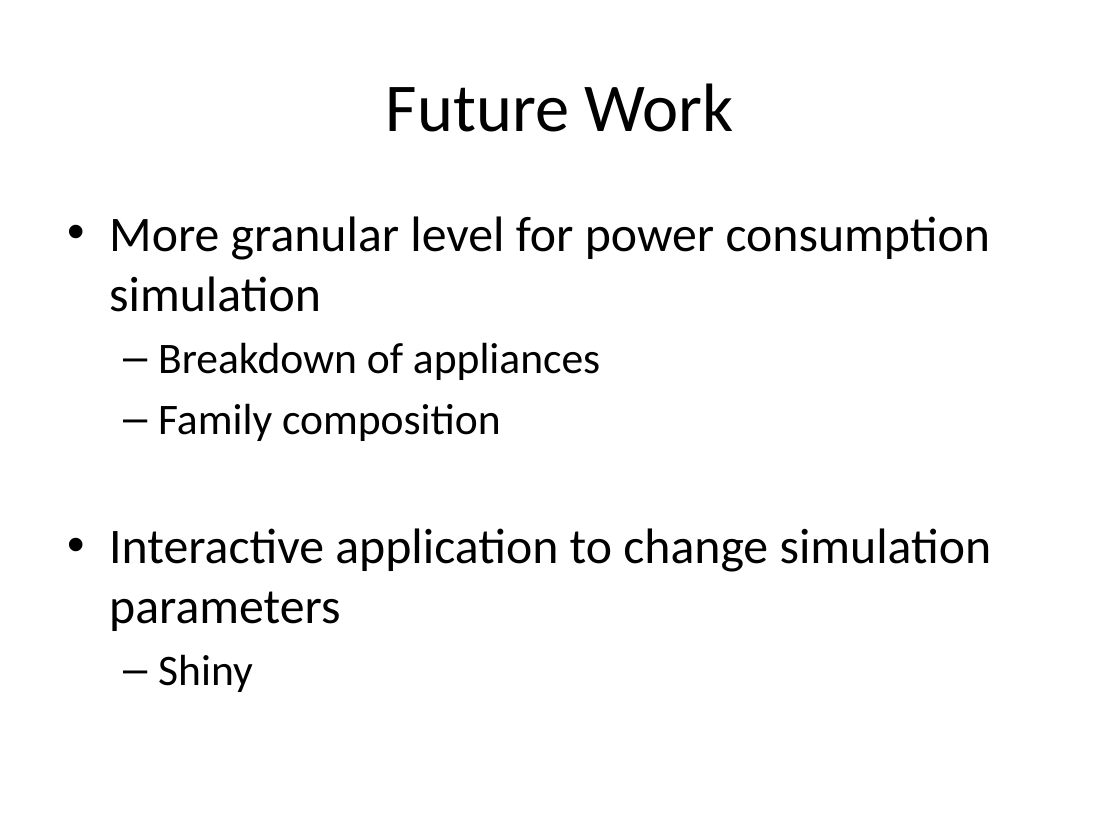
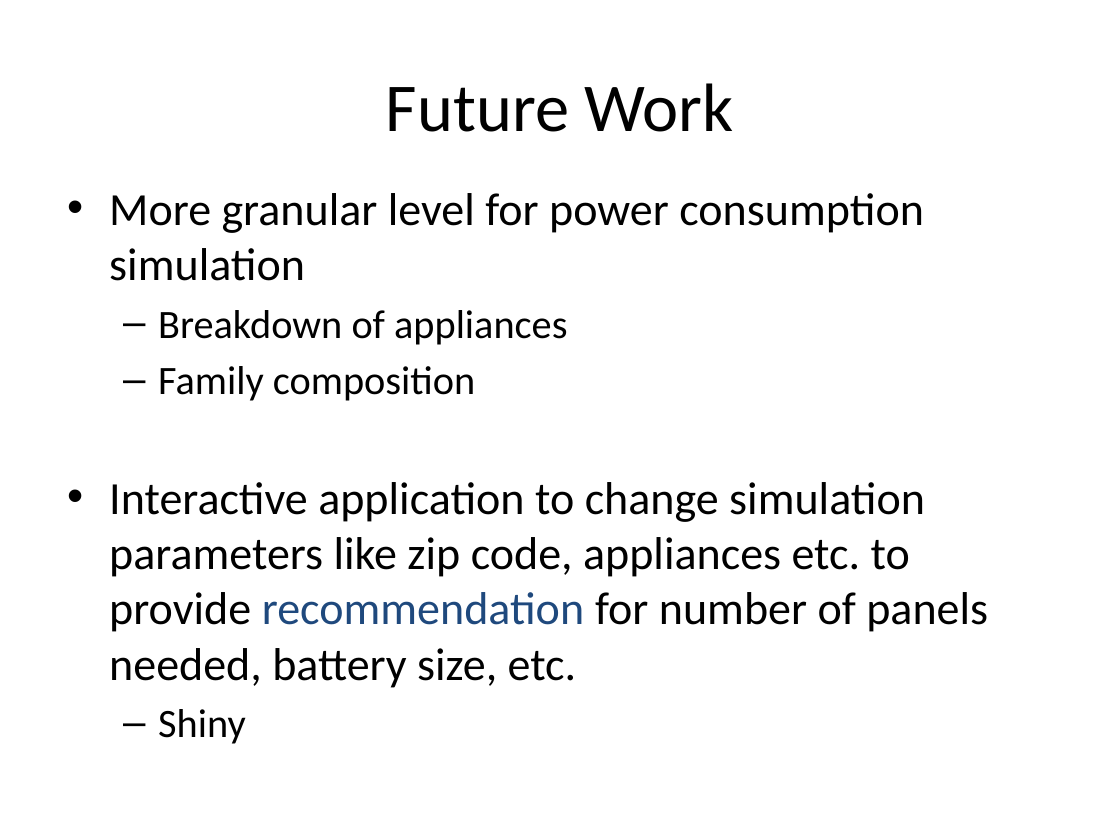
Before and after one commit to Nguyver/DATA621, a slide deck: slide 17 of DATA604_Final/DATA604_Final_Presentation.pptx (slide 11 before the commit). Drawn at 1120x840 pixels with LibreOffice and Linux fonts; fonts in the diff are those of the drawing; background and template pictures are left out. Boxes give left, top, right and bottom in pixels: in the first picture for what was removed or moved away, otherwise in the second. Text is boxed around its words. In the diff, an @@ line names an element or a change of style, - is before the commit and + after.

```diff
--- a/DATA604_Final/DATA604_Final_Presentation.pptx
+++ b/DATA604_Final/DATA604_Final_Presentation.pptx
@@ text "More granular level for power ...": place and size @@
-text "More granular level for power ..." at <box>109,216,992,692</box>
+text "More granular level for power ..." at <box>109,193,988,744</box>
@@ text at <box>109,193,924,744</box>: size 32 to 29.6 pt in "More granular level for power consumption simulation"; size 28 to 25.9 pt in "Breakdown of appliances", "Family composition", "Shiny" @@
@@ text at <box>109,482,988,688</box>: text changed; size 32 to 29.6 pt @@
-• Interactive application to change simulation parameters
+• Interactive application to change simulation parameters like zip code, appliances etc. to provide recommendation for number of panels needed, battery size, etc.
```
Also in this commit, not shown: 4 other slides changed, 6 slides added.
